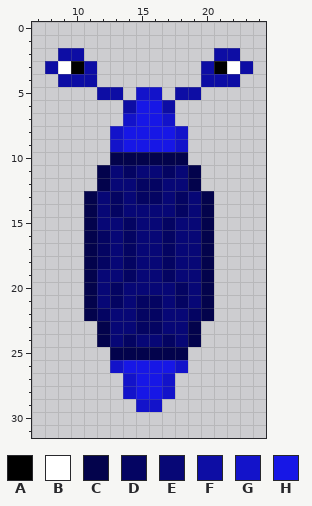
Pixel-art sprite -- assets/textures/snail/blue/2.png. Above is the file before it was changed.
The file is 32x32 pixels. Colours within 5 levels of each other are drawn and written as one. Shown: x 7..24, y 0..31.
Palette (. is transparent): A #000000  B #ffffff  C #03034c  D #040462  E #070776  F #0d0da4  G #1313ca  H #1717e6
Now the later version:
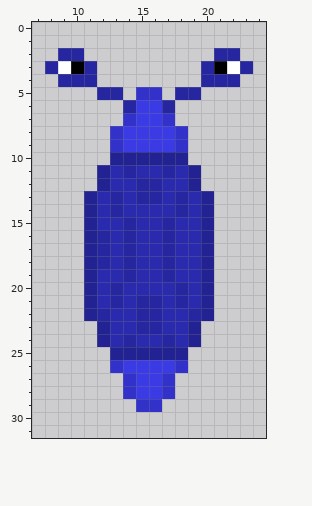
Edits made:
@@ palette @@
-C #03034c
+C #222292
-D #040462
+D #2626a0
-E #070776
+E #2a2aae
-G #1313ca
+G #3232ca
-H #1717e6
+H #3b3be6
@@ x 7..24 @@
  1 ..................
- 2 ..FF..........FF..
- 3 .FBAF........FABF.
- 4 ..FFF........FFF..
- 5 .....FF.GG.FF.....
- 6 .......FHHF.......
+ 2 ..DD..........DD..
+ 3 .DBAD........DABD.
+ 4 ..DDD........DDD..
+ 5 .....DD.GG.DD.....
+ 6 .......DHHD.......
  7 .......GHHG.......
Changed places in both pictures, as pixel boxes (x1, y1, x2, y2):
changed: (45, 48, 253, 412)
